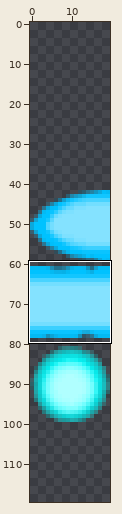
File history of a sprite sheet, Projectiles/BeamHyper.png. The picture above shows the old version from afar; the outline marks the close-up.
Close-up. Before:
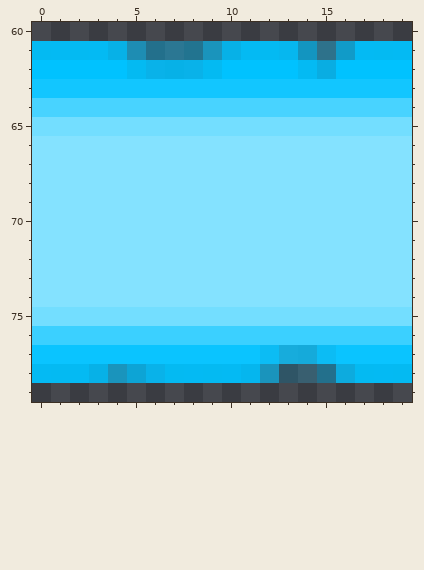
The file is 40x120 pixels, drawn in blocks of 2x2; one block is one cell here. Pixels under 10% opacity are left out. Colours within 5 levels of each other are drawn and written as one. Shown: x 0..19, y 60..79. The old version is drawn lined up with the new one, on the new canvas. The commit also changed other parts of the picture, which this record leaves out.
Once edited:
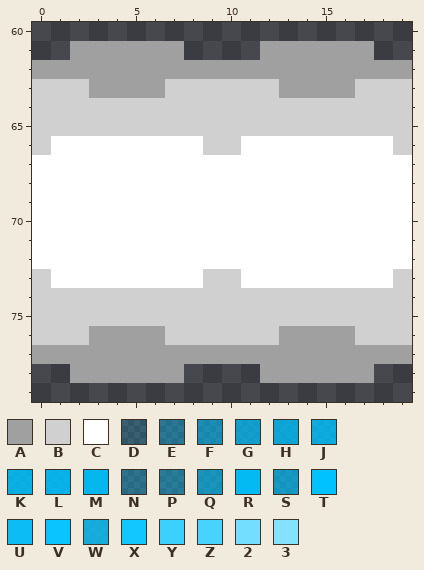
Palette (. is transparent): A #a0a0a0  B #d0d0d0  C #ffffff  D #00c0fe31  E #00c1fe64  F #00c1fe92  G #00c1feb6  H #00c1fec7  J #00c1fed0  K #00c1fed9  L #00c1fee0  M #00c1fee9  N #00c2fe58  P #00c2fe6a  Q #00c2fe9f  R #00c2feef  S #00c1ffaa  T #00c2ff  U #09c3fef1  V #0ac4ff  W #0cc4fece  X #12c6ff  Y #3bd0ff  Z #48d3ff  2 #73deff  3 #84e2ff
Edits made:
canvas 20x60 -> 20x120, the old top-left corner now at 0,41
@@ x 0..19 @@
 60 ....................
-61 RRRRLFEEPQLRRMSNGRRR
-62 TTTTTRLLLRTTTTRKTTTT
-63 XXXXXXXXXXXXXXXXXXXX
-64 ZZZZZZZZZZZZZZZZZZZZ
-65 22222222222222222222
-66 33333333333333333333
-67 33333333333333333333
-68 33333333333333333333
-69 33333333333333333333
-70 33333333333333333333
-71 33333333333333333333
-72 33333333333333333333
-73 33333333333333333333
-74 33333333333333333333
-75 22222222222222222222
-76 YYYYYYYYYYYYYYYYYYYY
-77 VVVVVVVVVVVVUWWUVVVV
-78 RRRLQHLRRRRMQDDEJRRR
+61 ..AAAAAA....AAAAAA..
+62 AAAAAAAAAAAAAAAAAAAA
+63 BBBAAAABBBBBBAAAABBB
+64 BBBBBBBBBBBBBBBBBBBB
+65 BBBBBBBBBBBBBBBBBBBB
+66 BCCCCCCCCBBCCCCCCCCB
+67 CCCCCCCCCCCCCCCCCCCC
+68 CCCCCCCCCCCCCCCCCCCC
+69 CCCCCCCCCCCCCCCCCCCC
+70 CCCCCCCCCCCCCCCCCCCC
+71 CCCCCCCCCCCCCCCCCCCC
+72 CCCCCCCCCCCCCCCCCCCC
+73 BCCCCCCCCBBCCCCCCCCB
+74 BBBBBBBBBBBBBBBBBBBB
+75 BBBBBBBBBBBBBBBBBBBB
+76 BBBAAAABBBBBBAAAABBB
+77 AAAAAAAAAAAAAAAAAAAA
+78 ..AAAAAA....AAAAAA..
 79 ....................
Pixel boxes of the changes (left, top, right, bottom) in both close-ups:
changed: (32, 41, 412, 383)
